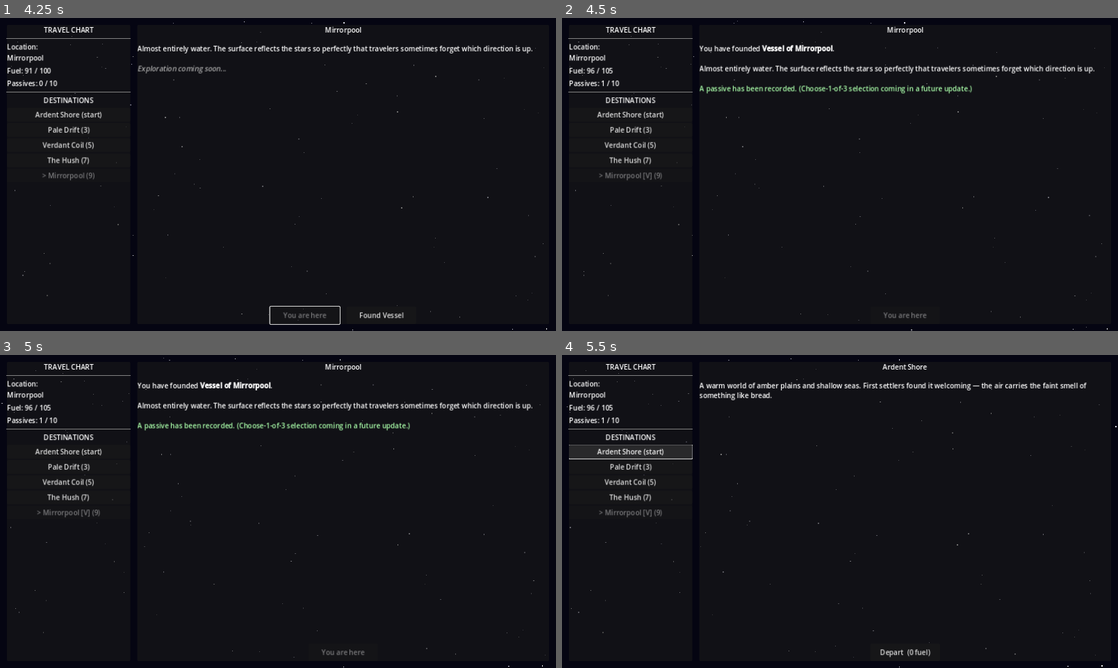
Above: before the commit, frames 1-4 (two rows, left to right).
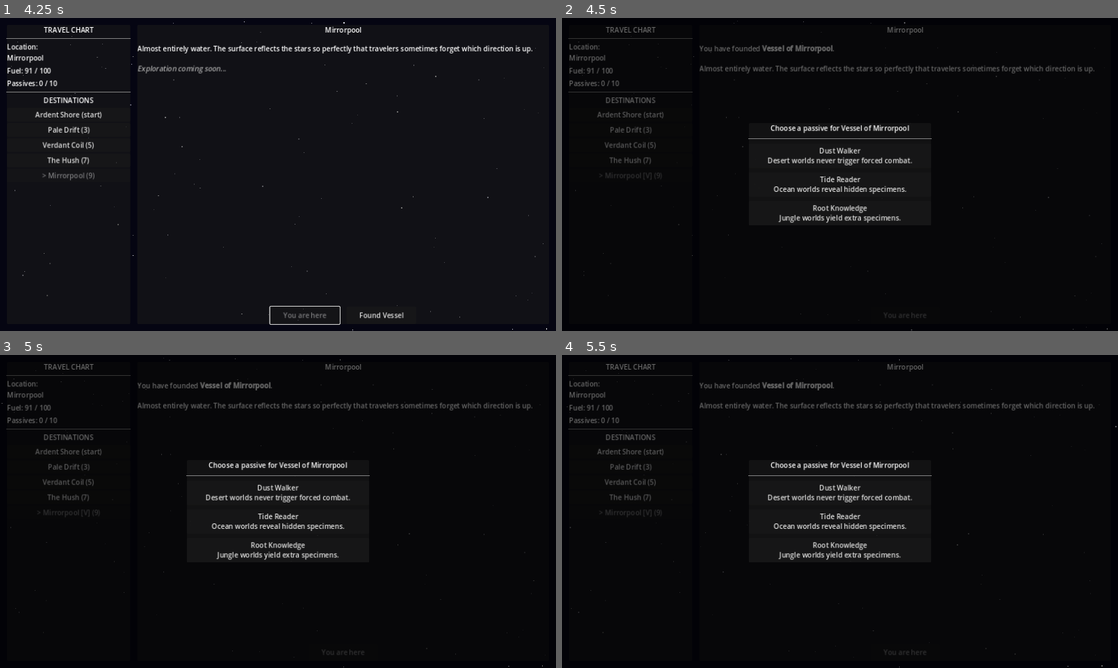
Above: after the commit, the same moments.

Repository: ColdTie/Metanoia-Vessel-2D
Game: Godot game, scene res://scenes/travel/travel_screen.tscn
Two runs of this game, one before a commit and one after it. Both use one fixed random seed, a clock stepped at 60 frames per second and the inputs below.
Inputs:
- Up to frame 1 (4.25 s): click "Pale Drift (3)" at 0.5 s; click "Verdant Coil (5)" at 1.25 s; click "The Hush (7)" at 2 s; click "Mirrorpool (9)" at 2.75 s; click "Depart (9 fuel)" at 3.5 s
- Up to frame 2 (4.5 s): click "Found Vessel" at 4.25 s
- Up to frame 3 (5 s): no input
- Up to frame 4 (5.5 s): click "Ardent Shore (start)" at 5 s

Frame 1 is identical in both runs. In frame 2, 5.0% of the frame differs, in the area x 1-99%, y 0-100%; in frame 3, 5.0%; in frame 4, 5.6%, in the area x 0-100%, y 1-100%.

Commit message:
feat: choose-1-of-3 passive reward on settling
Replaces the hardcoded founding_bonus grant with a real draw-and-pick
flow: GameState.PASSIVE_POOL holds the 6-entry roster, draw_passive_choices()
returns up to 3 non-owned passives, and travel_screen.gd shows a picker
overlay when a world is settled.

Diff:
--- a/scripts/autoloads/game_state.gd
+++ b/scripts/autoloads/game_state.gd
@@ -3,6 +3,42 @@
 # Singleton: all mutable game state. Access via GameState.x anywhere.
 
 const MAX_PASSIVES := 10  # Reaching this triggers void unlock check
+
+# Passive roster (see design/systems.md). Drawn 3-at-a-time on settling;
+# player picks 1. Only founding_bonus has a coded mechanical effect so far —
+# the rest are recorded but their effects are still TODO (see systems.md).
+const PASSIVE_POOL: Array = [
+	{
+		"id": "founding_bonus",
+		"name": "Founding Bonus",
+		"desc": "The act of founding grants clarity. +5 max fuel.",
+	},
+	{
+		"id": "root_knowledge",
+		"name": "Root Knowledge",
+		"desc": "Jungle worlds yield extra specimens.",
+	},
+	{
+		"id": "echo_listener",
+		"name": "Echo Listener",
+		"desc": "Unlocks extra creature dialogue options.",
+	},
+	{
+		"id": "frost_hardened",
+		"name": "Frost Hardened",
+		"desc": "Ice-world travel costs 1 less fuel.",
+	},
+	{
+		"id": "tide_reader",
+		"name": "Tide Reader",
+		"desc": "Ocean worlds reveal hidden specimens.",
+	},
+	{
+		"id": "dust_walker",
+		"name": "Dust Walker",
+		"desc": "Desert worlds never trigger forced combat.",
+	},
+]
 
 var current_world: String = "Ardent Shore"
 var passives: Array = []          # Array of {id, name, desc, source}
@@ -111,6 +147,20 @@
 	return true
 
 
+func draw_passive_choices(count: int = 3) -> Array:
+	var owned_ids: Array = []
+	for p in passives:
+		owned_ids.append(p.get("id", ""))
+
+	var available: Array = []
+	for entry in PASSIVE_POOL:
+		if not owned_ids.has(entry["id"]):
+			available.append(entry)
+
+	available.shuffle()
+	return available.slice(0, min(count, available.size()))
+
+
 func add_passive(passive: Dictionary) -> void:
 	passives.append(passive)
 	passive_gained.emit(passive)
--- a/scripts/travel/travel_screen.gd
+++ b/scripts/travel/travel_screen.gd
@@ -290,25 +290,79 @@
 	world["settled"] = true
 	world["vessel_name"] = "Vessel of " + world["name"]
 
-	# Grant the founding passive (choose-1-of-3 UI is TODO)
-	GameState.add_passive({
-		"id": "founding_bonus",
-		"name": "Founding Bonus",
-		"desc": "The act of founding grants clarity. +5 max fuel.",
-		"source": world["name"],
-	})
-	GameState.max_fuel += 5
-	GameState.refuel(5)
-
 	_settle_button.visible = false
 	_populate_destinations()
 	_refresh_status()
 
 	_world_desc_label.text = \
 		"You have founded [b]" + world["vessel_name"] + "[/b].\n\n" \
-		+ world.get("description", "") \
-		+ "\n\n[color=#aaffaa]A passive has been recorded. " \
-		+ "(Choose-1-of-3 selection coming in a future update.)[/color]"
+		+ world.get("description", "")
+
+	var choices: Array = GameState.draw_passive_choices(3)
+	if choices.is_empty():
+		SaveLoad.save_game()
+	else:
+		_show_passive_choice(world, choices)
+
+
+# ── Passive choose-1-of-3 overlay ───────────────────────────────────────────────
+
+func _show_passive_choice(world: Dictionary, choices: Array) -> void:
+	var overlay := CanvasLayer.new()
+	overlay.name = "PassiveChoiceOverlay"
+	overlay.layer = 10
+	add_child(overlay)
+
+	var blocker := ColorRect.new()
+	blocker.set_anchors_and_offsets_preset(Control.PRESET_FULL_RECT)
+	blocker.color = Color(0.0, 0.0, 0.0, 0.6)
+	blocker.mouse_filter = Control.MOUSE_FILTER_STOP
+	overlay.add_child(blocker)
+
+	var center := CenterContainer.new()
+	center.set_anchors_and_offsets_preset(Control.PRESET_FULL_RECT)
+	overlay.add_child(center)
+
+	var panel := PanelContainer.new()
+	panel.custom_minimum_size = Vector2(420.0, 0.0)
+	center.add_child(panel)
+
+	var vbox := VBoxContainer.new()
+	vbox.add_theme_constant_override("separation", 10)
+	panel.add_child(vbox)
+
+	var title := Label.new()
+	title.text = "Choose a passive for " + world.get("vessel_name", world.get("name", ""))
+	title.horizontal_alignment = HORIZONTAL_ALIGNMENT_CENTER
+	title.autowrap_mode = TextServer.AUTOWRAP_WORD_SMART
+	vbox.add_child(title)
+	vbox.add_child(HSeparator.new())
+
+	for entry in choices:
+		var btn := Button.new()
+		btn.text = entry["name"] + "\n" + entry["desc"]
+		btn.custom_minimum_size = Vector2(0.0, 56.0)
+		var picked: Dictionary = entry
+		btn.pressed.connect(func(): _on_passive_chosen(picked, world, overlay))
+		vbox.add_child(btn)
+
+
+func _on_passive_chosen(entry: Dictionary, world: Dictionary, overlay: CanvasLayer) -> void:
+	GameState.add_passive({
+		"id": entry["id"],
+		"name": entry["name"],
+		"desc": entry["desc"],
+		"source": world.get("name", ""),
+	})
+	if entry["id"] == "founding_bonus":
+		GameState.max_fuel += 5
+		GameState.refuel(5)
+
+	overlay.queue_free()
+	_refresh_status()
+
+	_world_desc_label.text += \
+		"\n\n[color=#aaffaa]Passive gained: " + entry["name"] + "[/color]"
 
 	SaveLoad.save_game()
 
Not shown, changed: design/content-log.md
Not shown, changed: design/systems.md
